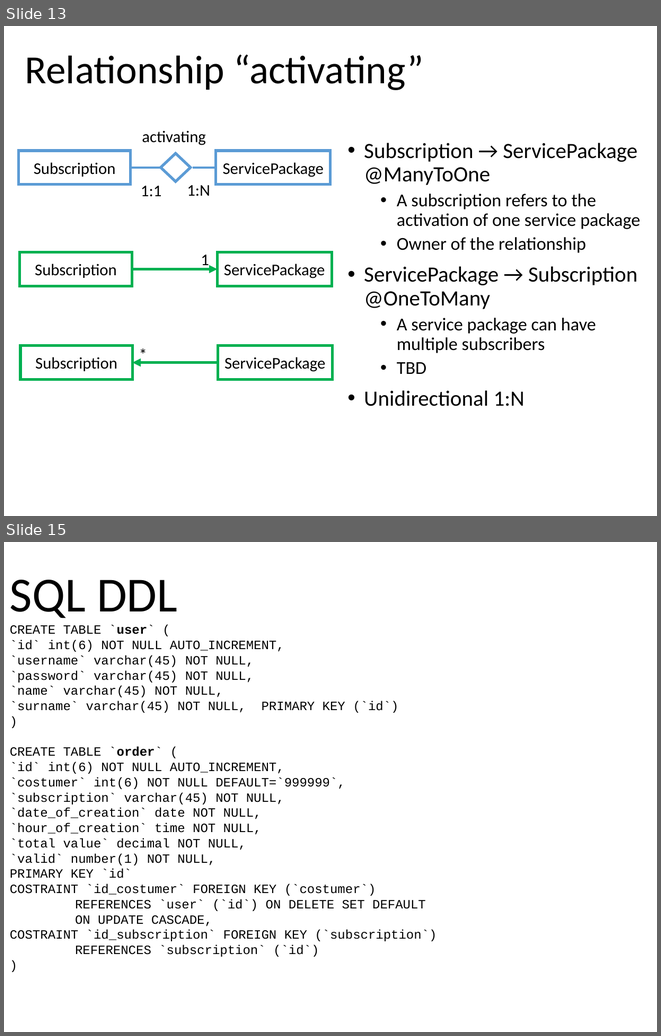
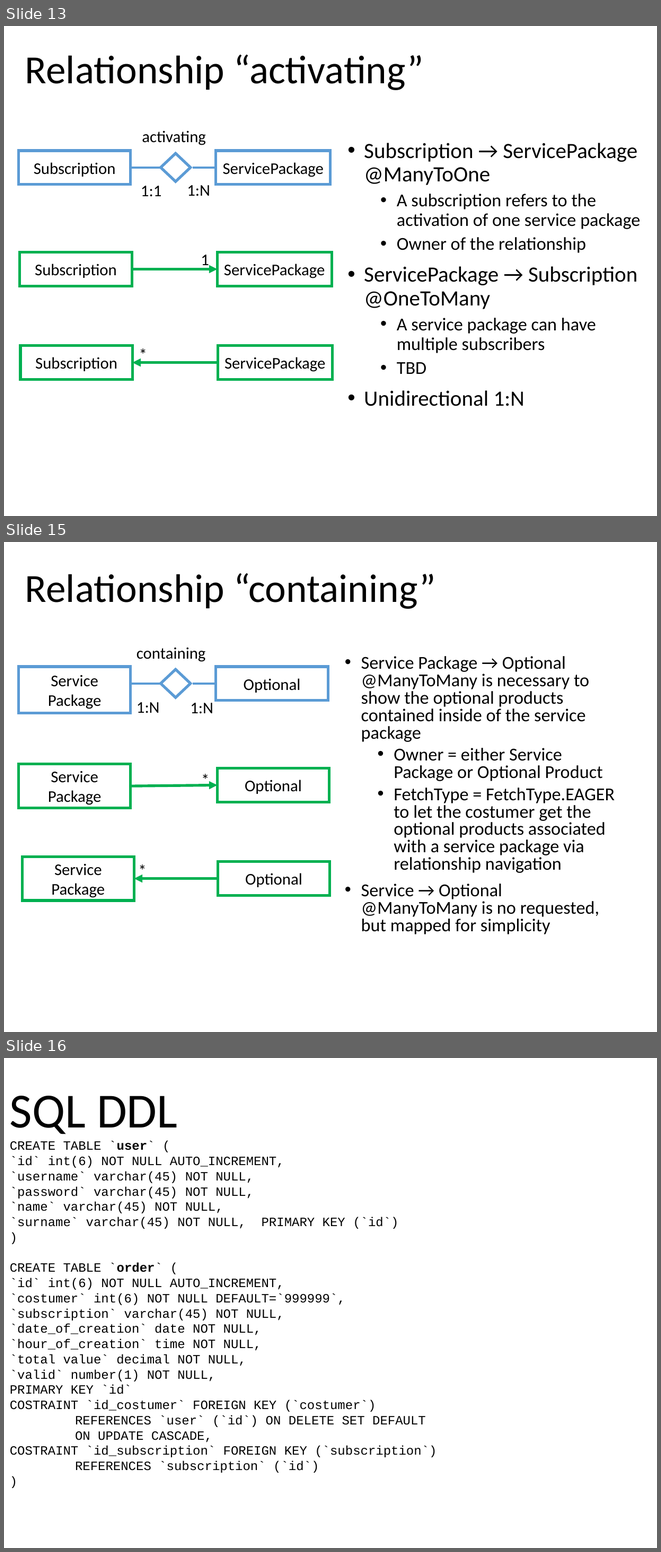
Before and after one commit to marcozetaa/TelcoService, a slide deck: UML/Presentation.pptx. Shown one above the other, each under a label of ours: slides 13 and 15 before the commit, slides 13, 15 and 16 after it; the slides between them are not shown. The pictures are 661x1036 and 661x1552 pixels, drawn with LibreOffice and Linux fonts; fonts in the diff are those of the drawing. Boxes give left, top, right and bottom in pixels: in the first picture for what was removed or moved away, otherwise in the second. Text is boxed around its words. In the diff, an @@ line names an element or a change of style, - is before the commit and + after.

```diff
--- a/UML/Presentation.pptx
+++ b/UML/Presentation.pptx
@@ slide 15 added at (4,542,657,1032), background #FFFFFF @@
@@ title added at (25,573,436,609), 44 pt, text #000000 @@
+Relationship “containing”
@@ text added at (136,647,205,662), 18 pt, text #000000 @@
+containing
@@ rectangle added at (18,667,131,713), fill #FFFFFF, outline #5B9BD5 3 pt, 18 pt, text #000000 @@
+Service Package
@@ rectangle added at (216,667,328,700), fill #FFFFFF, outline #5B9BD5 3 pt, 18 pt, text #000000 @@
+Optional
@@ text added at (361,656,615,934), 20 pt, text #000000 @@
+• Service Package → Optional @ManyToMany is necessary to show the optional products contained inside of the service package
+  • Owner = either Service Package or Optional Product
+  • FetchType = FetchType.EAGER to let the costumer get the optional products associated with a service package via relationship navigation
+• Service → Optional @ManyToMany is no requested, but mapped for simplicity
@@ line added from (161, 684) to (131, 684), #5B9BD5 2.25 pt @@
@@ diamond added at (160,670,191,698), fill #FFFFFF, outline #5B9BD5 3 pt @@
@@ line added from (216, 684) to (193, 684), #5B9BD5 2.25 pt @@
@@ text added at (136,702,160,713), 18 pt, text #000000 @@
+1:N
@@ text added at (190,703,213,713), 18 pt, text #000000 @@
+1:N
@@ rectangle added at (18,764,131,808), outline #00B050 3 pt, 18 pt, text #000000 @@
+Service
+Package
@@ text added at (195,766,216,792), 18 pt, text #000000 @@
+*
@@ rectangle added at (218,768,330,802), outline #00B050 3 pt, 18 pt, text #000000 @@
+Optional
@@ arrow added from (131, 786) to (218, 785), #00B050 3 pt @@
@@ rectangle added at (22,857,134,900), outline #00B050 3 pt, 18 pt, text #000000 @@
+Service Package
@@ text added at (132,857,153,883), 18 pt, text #000000 @@
+*
@@ rectangle added at (218,861,330,896), outline #00B050 3 pt, 18 pt, text #000000 @@
+Optional
@@ arrow added from (218, 878) to (134, 878), #00B050 3 pt @@
@@ what was slide 15 is now slide 16 @@
```
Also in this commit, not shown: 1 slide changed, 15 other files.
